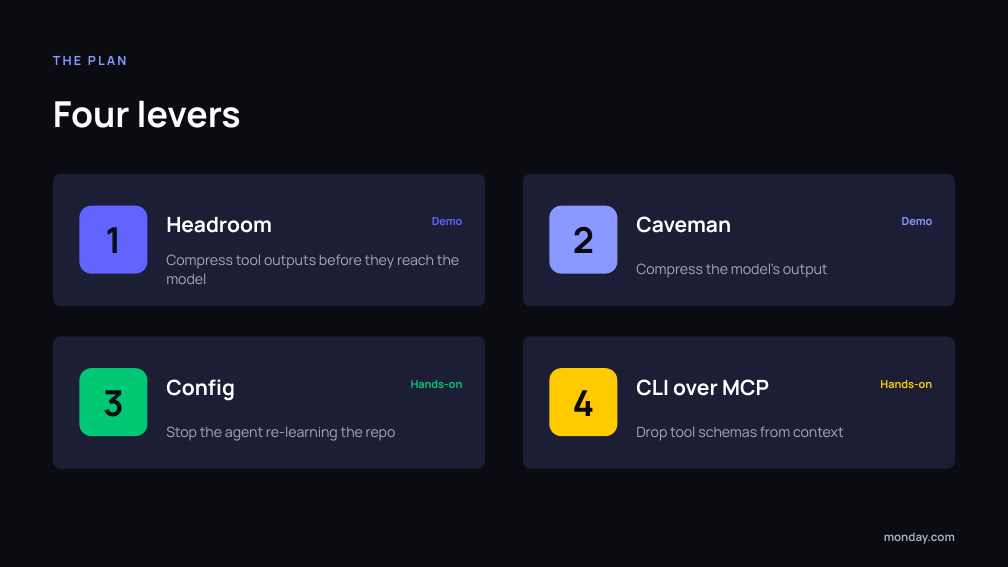
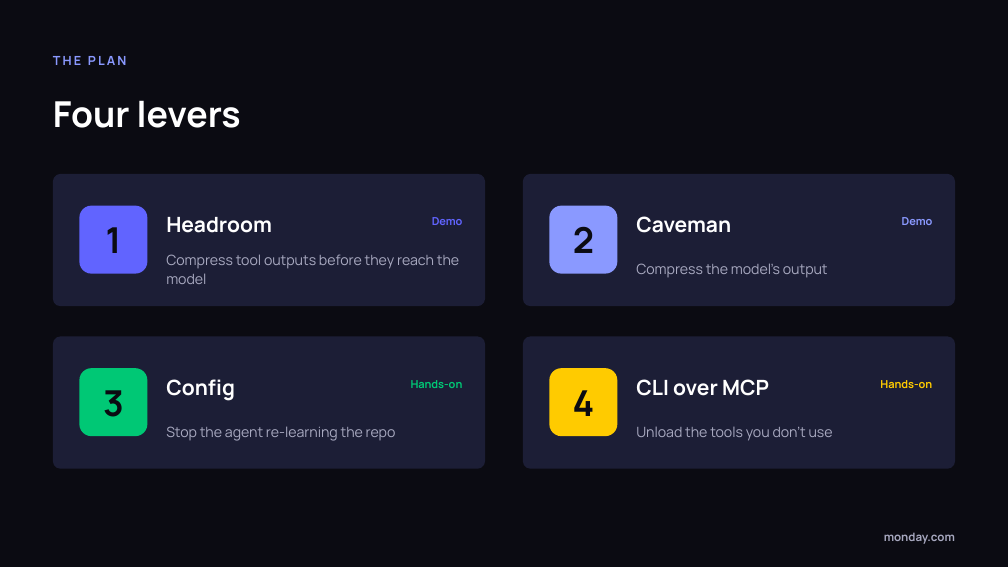
Before and after one commit to mxvtk/token-lab, a slide deck: slide 9 of deck/token-spend-workshop.pptx. Drawn at 1008x567 pixels with LibreOffice and Linux fonts; fonts in the diff are those of the drawing. Boxes give left, top, right and bottom in pixels: in the first picture for what was removed or moved away, otherwise in the second. Text is boxed around its words. In the diff, an @@ line names an element or a change of style, - is before the commit and + after.

```diff
--- a/deck/token-spend-workshop.pptx
+++ b/deck/token-spend-workshop.pptx
@@ text at box(636, 427, 833, 441): text changed @@
-Drop tool schemas from context
+Unload the tools you don't use
```
Also in this commit, not shown: 3 other slides changed, 26 other files.
